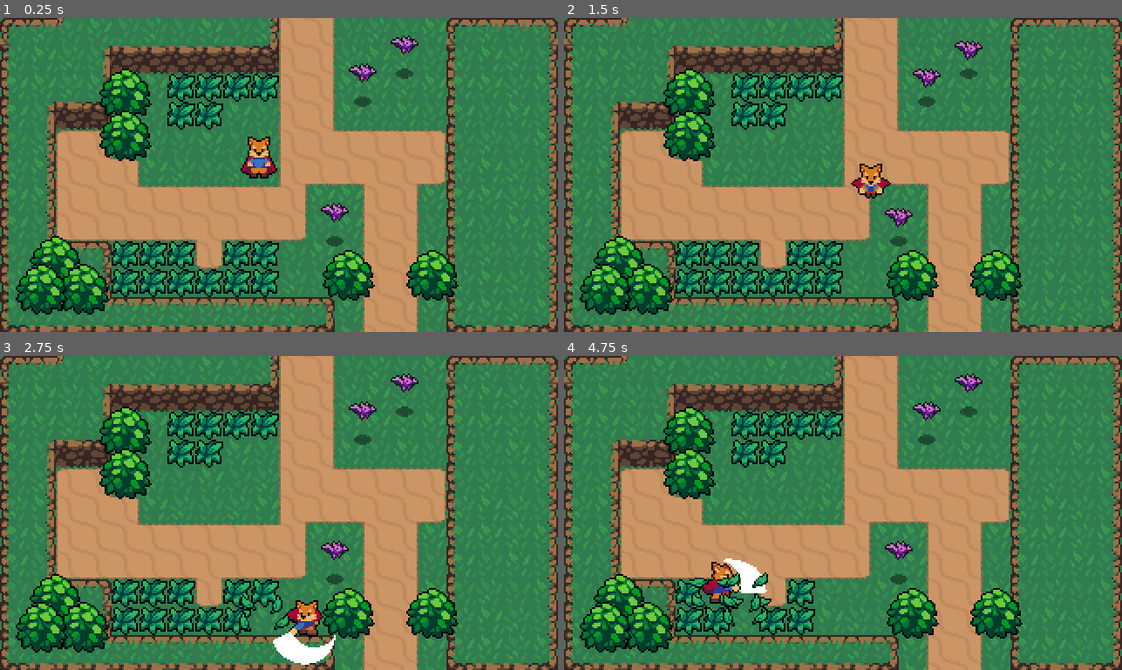
Above: before the commit, frames 1-4 (two rows, left to right).
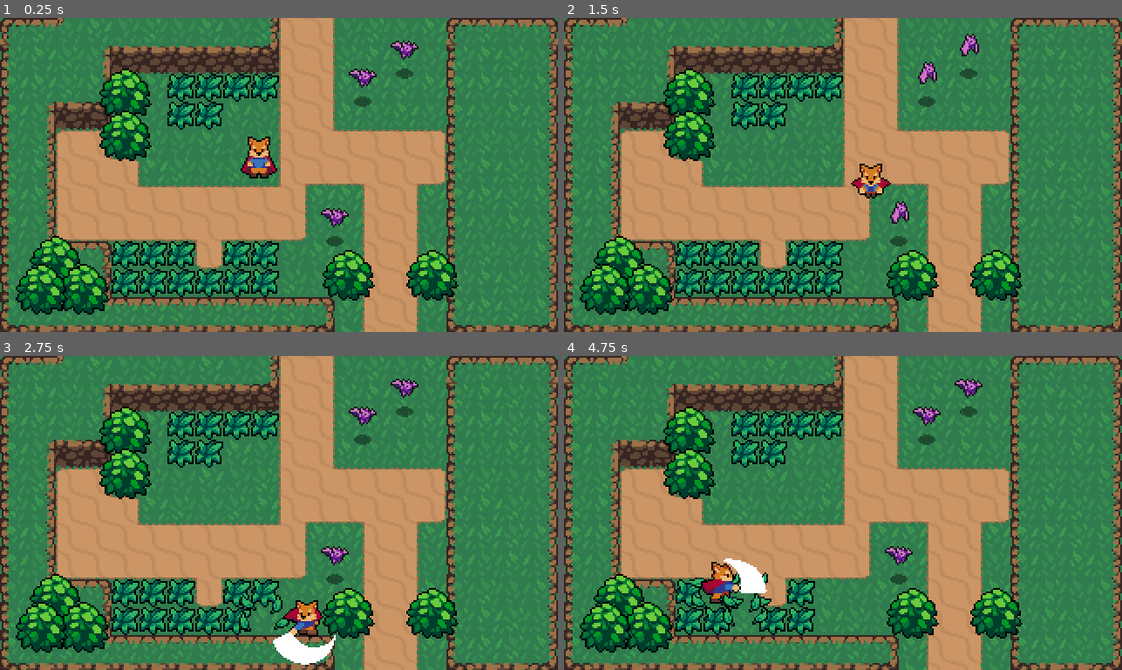
Above: after the commit, the same moments.

Repository: bensgameprojects/Mage-Sim
Game: Godot game, scene res://World.tscn
The game is run twice, just before and just after one commit, with the same random seed, the same clock (stepped at 60 frames per second) and the same inputs.
Inputs:
- Up to frame 1 (0.25 s): no input
- Up to frame 2 (1.5 s): hold D (ui_right) 0.53-1.28 s; hold Space (attack) 0.53-1.28 s; hold S (ui_down) from 1.28 s (still down); tap Shift (roll) at 1.35 s
- Up to frame 3 (2.75 s): release S (ui_down) at 2.03 s; hold D (ui_right) from 2.03 s (still down); hold V (spinny attack) from 2.03 s (still down)
- Up to frame 4 (4.75 s): release D (ui_right) at 2.78 s; release V (spinny attack) at 2.78 s; hold W (ui_up) 2.78-3.53 s; tap Space (attack) at 2.85 s; hold Shift (roll) 3.53-4.28 s; hold A (ui_left) from 3.53 s (still down); tap V (spinny attack) at 4.35 s

The runs differ from the first frame. In frame 1, 0.7% of the frame differs, in the area x 57-75%, y 5-67%; in frame 2, 0.6%; in frame 3, 0.7%; in frame 4, 0.9%, in the area x 24-75%, y 5-79%.

Commit message:
Enemy death effect added

Diff:
--- a/Effects/Effect.gd
+++ b/Effects/Effect.gd
@@ -2,6 +2,8 @@
 
 # Called when the node enters the scene tree for the first time.
 func _ready():
+	# connecting object we're connecting to and function we're connecting to
+	# to animation_finished
 	connect("animation_finished", self, "_on_animation_finished")
 	play("Animate")
 
--- /dev/null
+++ b/Effects/EnemyDeathEffect.tscn
@@ -0,0 +1,58 @@
+[gd_scene load_steps=14 format=2]
+
+[ext_resource path="res://Effects/EnemyDeathEffect.png" type="Texture" id=1]
+[ext_resource path="res://Effects/Effect.gd" type="Script" id=2]
+
+[sub_resource type="AtlasTexture" id=1]
+atlas = ExtResource( 1 )
+region = Rect2( 0, 0, 32, 32 )
+
+[sub_resource type="AtlasTexture" id=2]
+atlas = ExtResource( 1 )
+region = Rect2( 32, 0, 32, 32 )
+
+[sub_resource type="AtlasTexture" id=3]
+atlas = ExtResource( 1 )
+region = Rect2( 64, 0, 32, 32 )
+
+[sub_resource type="AtlasTexture" id=4]
+atlas = ExtResource( 1 )
+region = Rect2( 96, 0, 32, 32 )
+
+[sub_resource type="AtlasTexture" id=5]
+atlas = ExtResource( 1 )
+region = Rect2( 128, 0, 32, 32 )
+
+[sub_resource type="AtlasTexture" id=6]
+atlas = ExtResource( 1 )
+region = Rect2( 160, 0, 32, 32 )
+
+[sub_resource type="AtlasTexture" id=7]
+atlas = ExtResource( 1 )
+region = Rect2( 192, 0, 32, 32 )
+
+[sub_resource type="AtlasTexture" id=8]
+atlas = ExtResource( 1 )
+region = Rect2( 224, 0, 32, 32 )
+
+[sub_resource type="AtlasTexture" id=9]
+atlas = ExtResource( 1 )
+region = Rect2( 256, 0, 32, 32 )
+
+[sub_resource type="AtlasTexture" id=10]
+atlas = ExtResource( 1 )
+region = Rect2( 288, 0, 32, 32 )
+
+[sub_resource type="SpriteFrames" id=11]
+animations = [ {
+"frames": [ SubResource( 1 ), SubResource( 2 ), SubResource( 3 ), SubResource( 4 ), SubResource( 5 ), SubResource( 6 ), SubResource( 7 ), SubResource( 8 ), SubResource( 9 ), SubResource( 10 ) ],
+"loop": false,
+"name": "Animate",
+"speed": 15.0
+} ]
+
+[node name="EnemyDeathEffect" type="AnimatedSprite"]
+frames = SubResource( 11 )
+animation = "Animate"
+offset = Vector2( 0, -8 )
+script = ExtResource( 2 )
--- a/Enemies/Bat.gd
+++ b/Enemies/Bat.gd
@@ -1,5 +1,6 @@
 extends KinematicBody2D
 
+const EnemyDeathEffect = preload("res://Effects/EnemyDeathEffect.tscn")
 
 # Declare member variables here. Examples:
 # var a = 2
@@ -27,6 +28,10 @@
 #	knockback = Vector2.RIGHT * KNOCKBACK_SPEED
 
 
-
+#called when health <= 0
 func _on_Stats_no_health():
 	queue_free()
+	#instance the death effect
+	var enemyDeathEffect = EnemyDeathEffect.instance()
+	get_parent().add_child(enemyDeathEffect)
+	enemyDeathEffect.global_position = global_position
--- a/Enemies/Bat.tscn
+++ b/Enemies/Bat.tscn
@@ -47,6 +47,7 @@
 
 [node name="AnimatedSprite" type="AnimatedSprite" parent="."]
 frames = SubResource( 6 )
+frame = 2
 playing = true
 offset = Vector2( 0, -12 )
 
--- a/World/Grass.gd
+++ b/World/Grass.gd
@@ -1,18 +1,19 @@
 extends StaticBody2D
-
+# load the grass effect scene (packed scene)
+const GrassEffect = preload("res://Effects/GrassEffect.tscn")
 
 # Called when the node enters the scene tree for the first time.
 func _ready():
 	pass # Replace with function body.
 
 func create_grass_effect():
-	# load the grass effect scene (packed scene)
-	var GrassEffect = load("res://Effects/GrassEffect.tscn")
 	# instantiate the node (unpack scene)
 	var grassEffect = GrassEffect.instance()
 	# add effect to current scene
-	var world = get_tree().current_scene
-	world.add_child(grassEffect)
+#	var world = get_tree().current_scene
+#	world.add_child(grassEffect)
+	# equivalently just do this to ge tthe world scene
+	get_parent().add_child(grassEffect)
 	# put grass effect global position to the grass position
 	grassEffect.global_position = global_position
 
